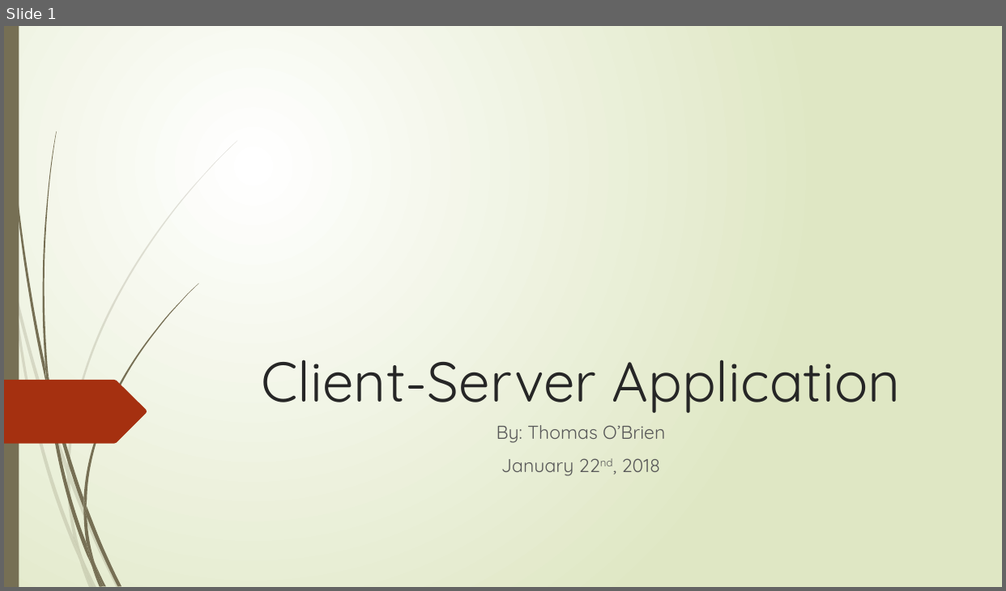
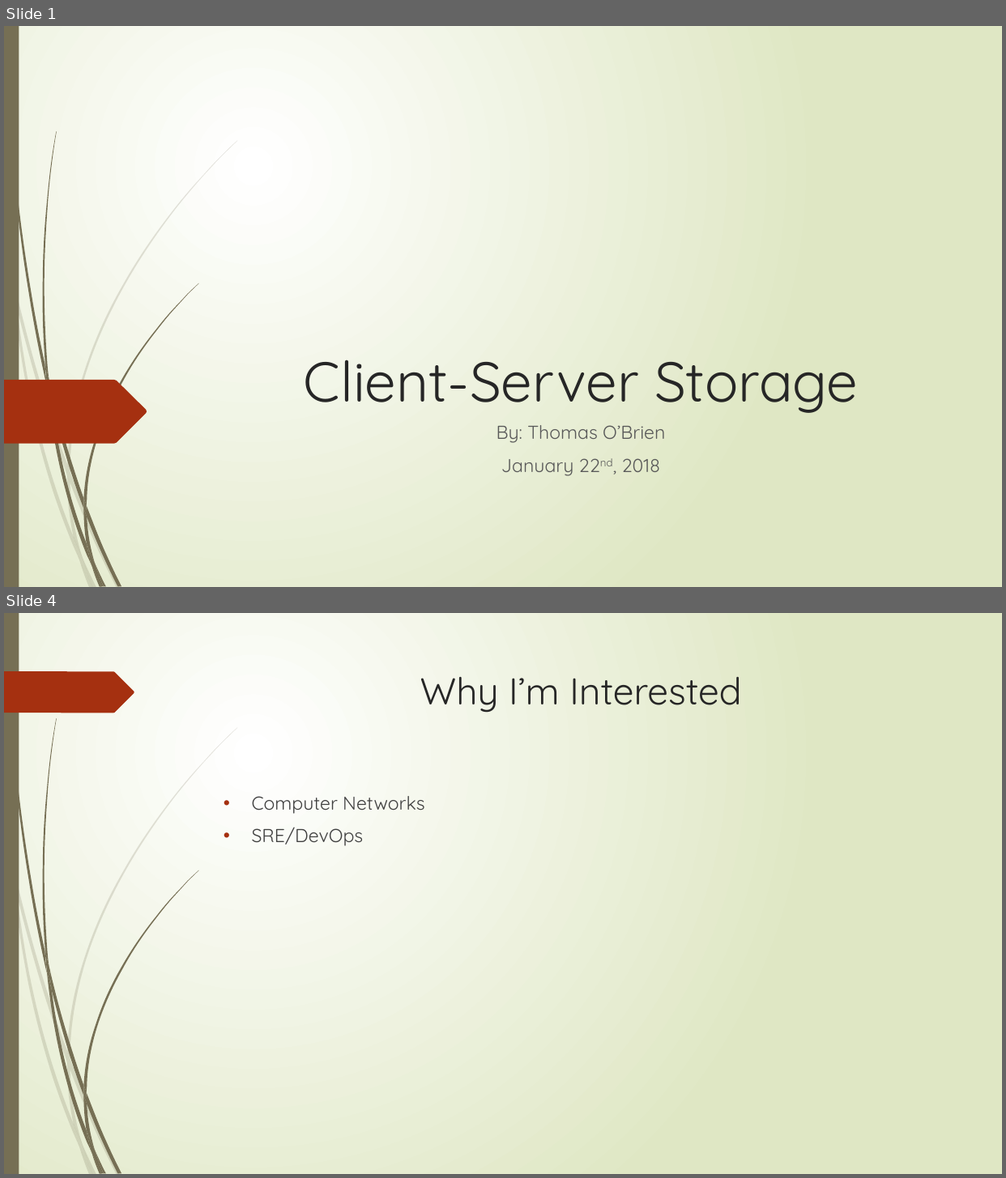
Before and after one commit to obrienthomas13/client-server-application, a slide deck: documents/proposal_presentation.pptx. Shown one above the other, each under a label of ours: slide 1 before the commit, slides 1 and 4 after it; the slides between them are not shown. The pictures are 1006x591 and 1006x1178 pixels, drawn with LibreOffice and Linux fonts; fonts in the diff are those of the drawing. Boxes give left, top, right and bottom in pixels: in the first picture for what was removed or moved away, otherwise in the second. Text is boxed around its words. In the diff, an @@ line names an element or a change of style, - is before the commit and + after.

```diff
--- a/documents/proposal_presentation.pptx
+++ b/documents/proposal_presentation.pptx
@@ slide 4 added at box(4, 613, 1002, 1174), background gradient #FFFFFF to #DFE8C4; not listed: 23 template elements that a slide beside it also shows @@
@@ freeform shape added at box(4, 671, 134, 713), fill #A53010 @@
@@ title added at box(420, 677, 741, 713), 36 pt, text #262626 @@
+Why I’m Interested
@@ text added at box(252, 796, 424, 846), 18 pt, text #404040 @@
+• Computer Networks
+• SRE/DevOps
@@ slide 1 changed as well @@
@@ title at box(304, 361, 858, 413): text changed @@
-Client-Server Application
+Client-Server Storage
```
Also in this commit, not shown: 3 other slides added, 5 other files.
